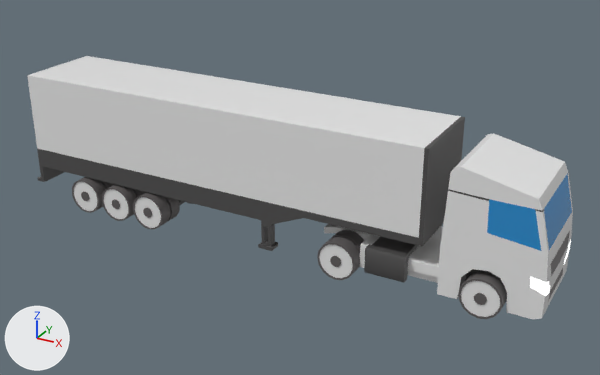
An edit to the glTF model truck_1.glb, drawn before and after from the same camera.
Camera for both pictures: a 50 mm camera at (0.217, -0.382, 0.225) aimed at (0.005, 0.004, 0.033). The axes (+X, +Y, +Z) are drawn at lower left. The lights are the same throughout. Where no turn or scale is listed for an object, it has been applied to the vertices.
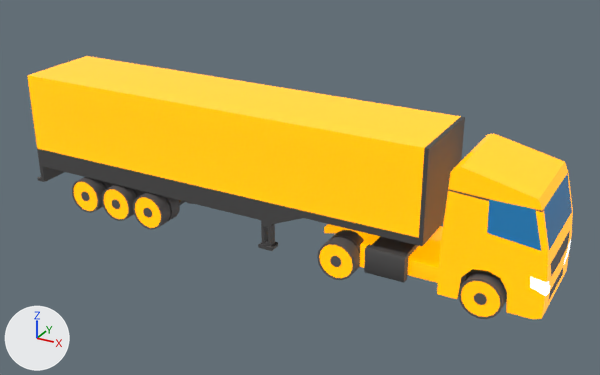
Commit message: truck_1 change

Pixel boxes [x1, y1, x2, y2] of what changed, in the pictures (600 x 375 px):
```json
{"object": "Object_9", "change": "recoloured, surface changed", "before": [27, 56, 573, 319], "after": [27, 56, 573, 319]}
{"object": "Object_9.001", "change": "recoloured, surface changed", "before": [72, 178, 507, 319], "after": [72, 178, 507, 319]}
```

Edits to the scene script, one JSON object a line:
```json
{"op": "set", "path": "mat_truckwhitebody.base_color", "old": "(0.83, 0.83, 0.83)", "new": "(0.831, 0.346, 0.0)", "note": "white #ebebeb -> orange #eb9f00"}
{"op": "add", "block": "mat_truckwhitebody", "code": "mat_truckwhitebody.emission_strength = 1.0"}
{"op": "add", "block": "mat_truckwhitebody", "code": "mat_truckwhitebody.emission_color = (1.0, 0.375, 0.0)  # orange #ffa500"}
```
